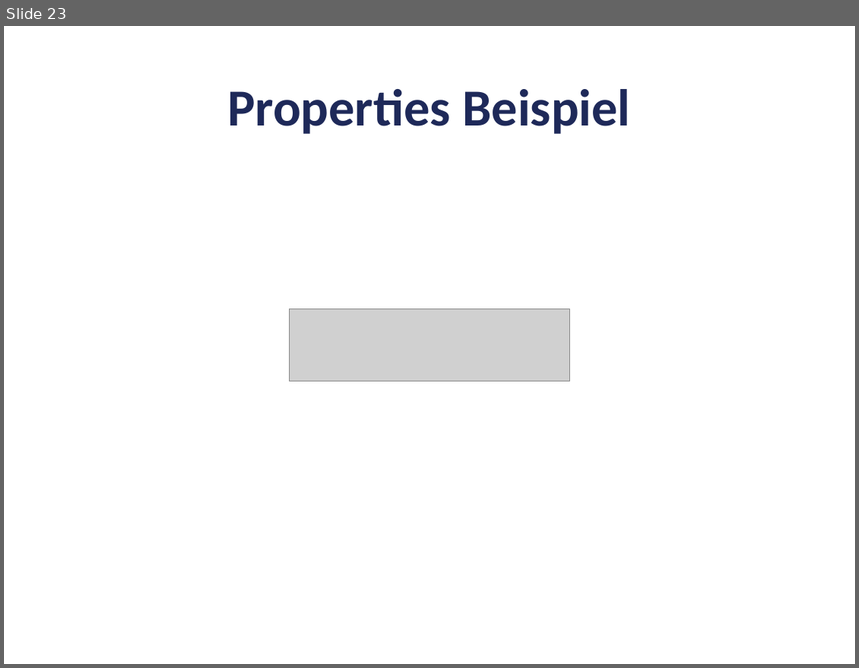
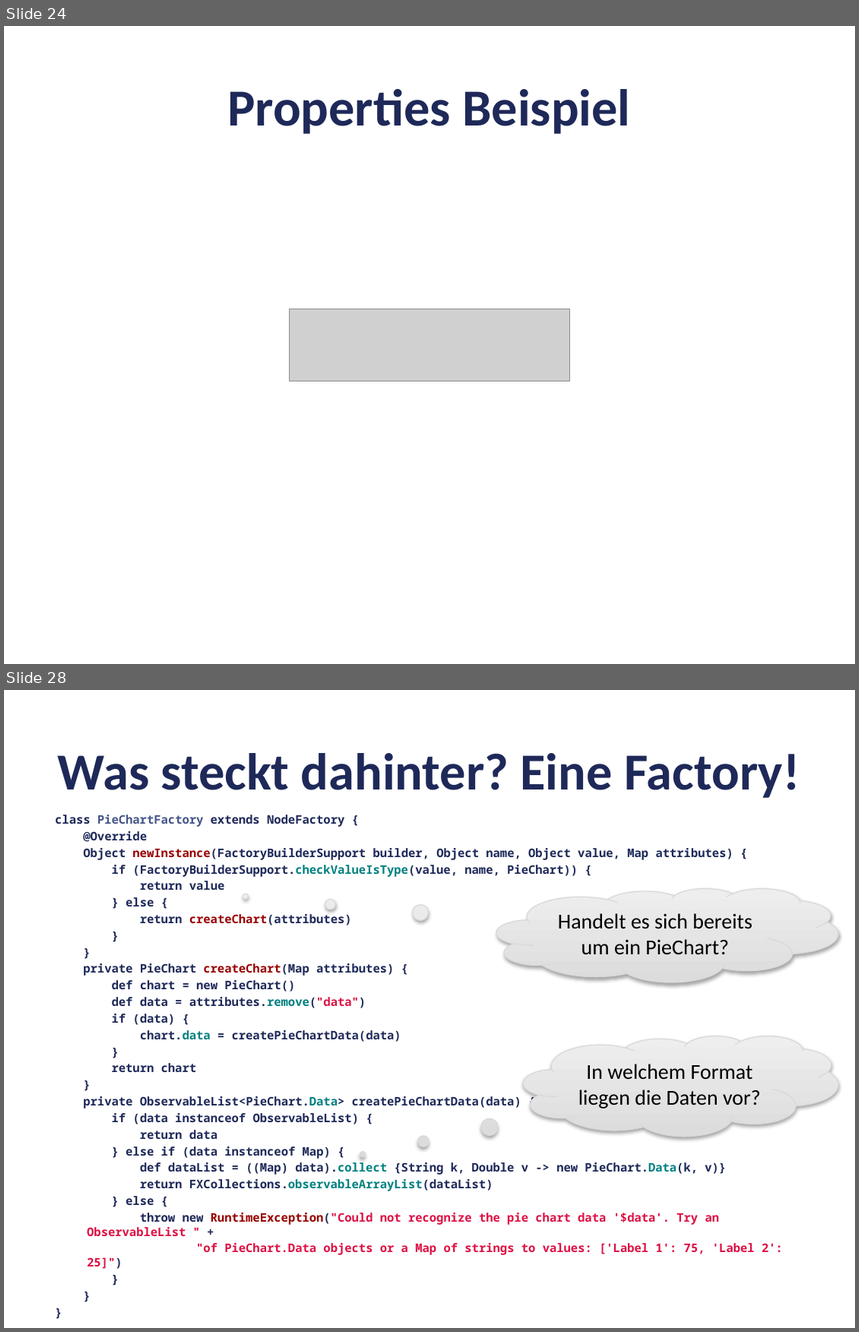
Before and after one commit to codescape/presentations, a slide deck: groovyfx-entfesselt-javafx/groovyfx-oop-2012.pptx. Shown one above the other, each under a label of ours: slide 23 before the commit, slides 24 and 28 after it; the slides between them are not shown. The pictures are 859x668 and 859x1332 pixels, drawn with LibreOffice and Linux fonts; fonts in the diff are those of the drawing; grey boxes stand for pictures; background and template pictures are left out. Boxes give left, top, right and bottom in pixels: in the first picture for what was removed or moved away, otherwise in the second. Text is boxed around its words. In the diff, an @@ line names an element or a change of style, - is before the commit and + after.

```diff
--- a/groovyfx-entfesselt-javafx/groovyfx-oop-2012.pptx
+++ b/groovyfx-entfesselt-javafx/groovyfx-oop-2012.pptx
@@ slide 28 added at [4,690,855,1328], background #FFFFFF @@
@@ title added at [58,753,800,798], 44 pt, text #1E2959, bold @@
+Was steckt dahinter? Eine Factory!
@@ text added at [55,815,783,1269], 10 pt, text #1E2959, bold @@
+class PieChartFactory extends NodeFactory {
+@Override
+Object newInstance(FactoryBuilderSupport builder, Object name, Object value, Map attributes) {
+if (FactoryBuilderSupport.checkValueIsType(value, name, PieChart)) {
+return value
+} else {
+return createChart(attributes)
+}
+}
+private PieChart createChart(Map attributes) {
+def chart = new PieChart()
+def data = attributes.remove("data")
+if (data) {
+chart.data = createPieChartData(data)
+}
+return chart
+}
+private ObservableList<PieChart.Data> createPieChartData(data) {
+if (data instanceof ObservableList) {
+return data
+} else if (data instanceof Map) {
+def dataList = ((Map) data).collect {String k, Double v -> new PieChart.Data(k, v)}
+return FXCollections.observableArrayList(dataList)
+} else {
+throw new RuntimeException("Could not recognize the pie chart data '$data'. Try an ObservableList " +
+"of PieChart.Data objects or a Map of strings to values: ['Label 1': 75, 'Label 2': 25]")
+}
+}
+}
@@ thought cloud added at [496,888,839,982], fill gradient #DDDDDD to #EFEFEF, outline #D8D8D8 0.75 pt, 18 pt, text #000000 @@
+Handelt es sich bereits um ein PieChart?
@@ thought cloud added at [523,1036,838,1136], fill gradient #DDDDDD to #EFEFEF, outline #D8D8D8 0.75 pt, 18 pt, text #000000 @@
+In welchem Format liegen die Daten vor?
@@ what was slide 23 is now slide 24 @@
```
Also in this commit, not shown: 4 slides changed, 7 other slides added, 3 other files.
